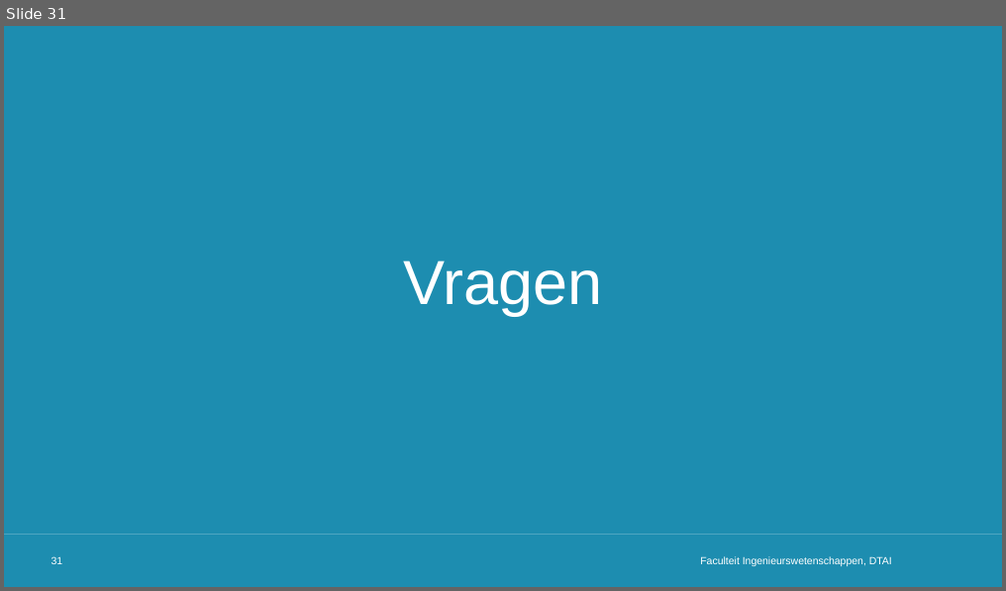
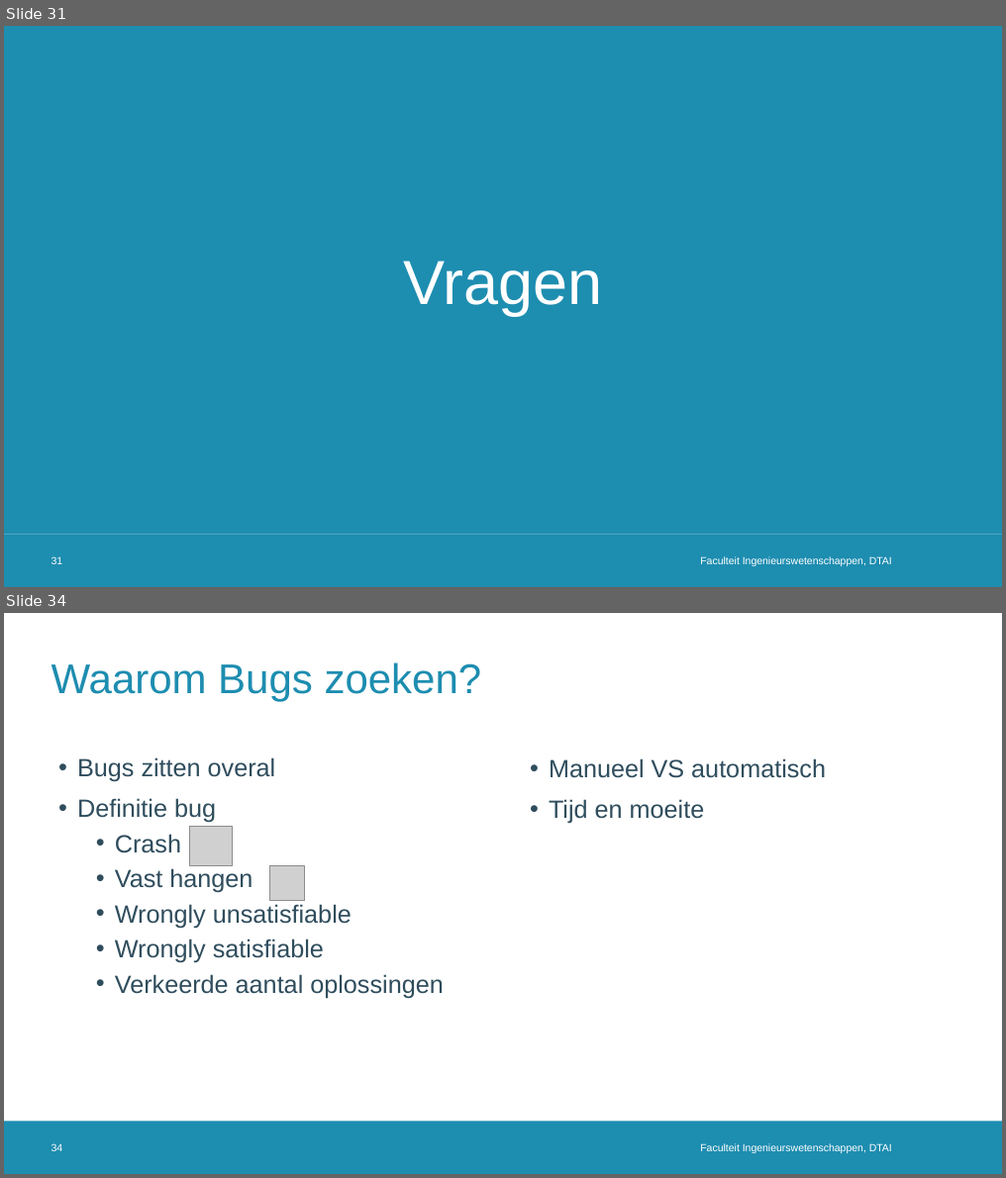
Before and after one commit to rubenkindt/Masterproef-paper-RubenKindt, a slide deck: Milestones/M3 december presentation/M3.pptx. Shown one above the other, each under a label of ours: slide 31 before the commit, slides 31 and 34 after it; the slides between them are not shown. The pictures are 1006x591 and 1006x1178 pixels, drawn with LibreOffice and Linux fonts; fonts in the diff are those of the drawing; grey boxes stand for pictures; background and template pictures are left out. Boxes give left, top, right and bottom in pixels: in the first picture for what was removed or moved away, otherwise in the second. Text is boxed around its words. In the diff, an @@ line names an element or a change of style, - is before the commit and + after.

```diff
--- a/Milestones/M3 december presentation/M3.pptx
+++ b/Milestones/M3 december presentation/M3.pptx
@@ slide 34 added at (4, 613, 1002, 1174), background #FFFFFF; not listed: 1 template element that a slide beside it also shows @@
@@ title added at (52, 663, 482, 702), 40 pt, text #1D8DB0 @@
+Waarom Bugs zoeken?
@@ text added at (77, 758, 444, 998), 24 pt, text #2F4D5D @@
+• Bugs zitten overal
+• Definitie bug
+  • Crash
+  • Vast hangen
+  • Wrongly unsatisfiable
+  • Wrongly satisfiable
+  • Verkeerde aantal oplossingen
@@ text added at (548, 759, 826, 824), 24 pt, text #2F4D5D @@
+• Manueel VS automatisch
+• Tijd en moeite
@@ picture added at (190, 827, 233, 865) @@
@@ picture added at (269, 865, 305, 900) @@
@@ page number added at (52, 1144, 63, 1152), 10 pt, text #FFFFFF @@
+34
@@ text added at (700, 1144, 892, 1154), 10 pt, text #FFFFFF @@
+Faculteit Ingenieurswetenschappen, DTAI
```
Also in this commit, not shown: 10 slides changed, 6 other slides added, 1 other file.
